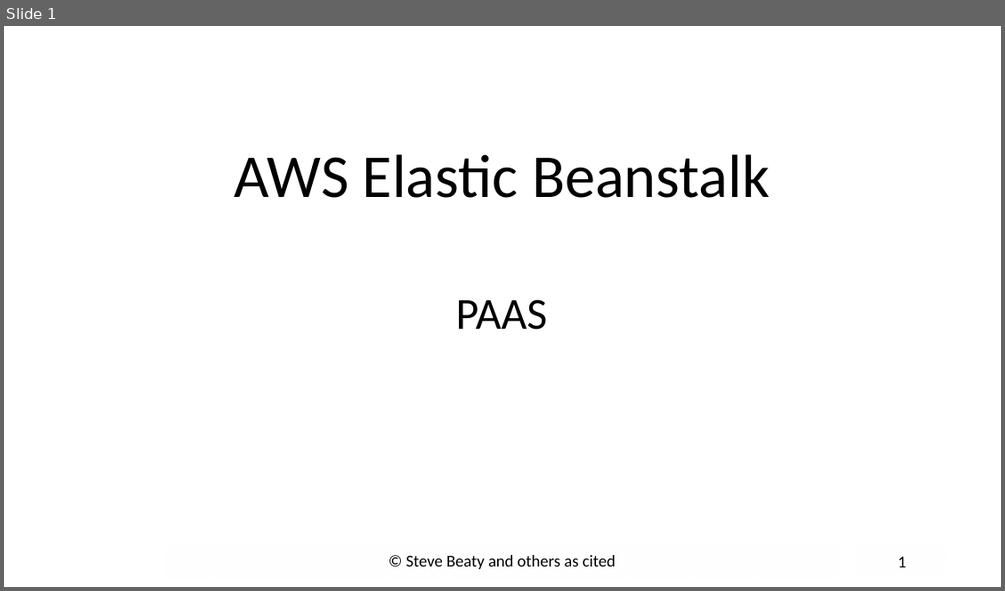
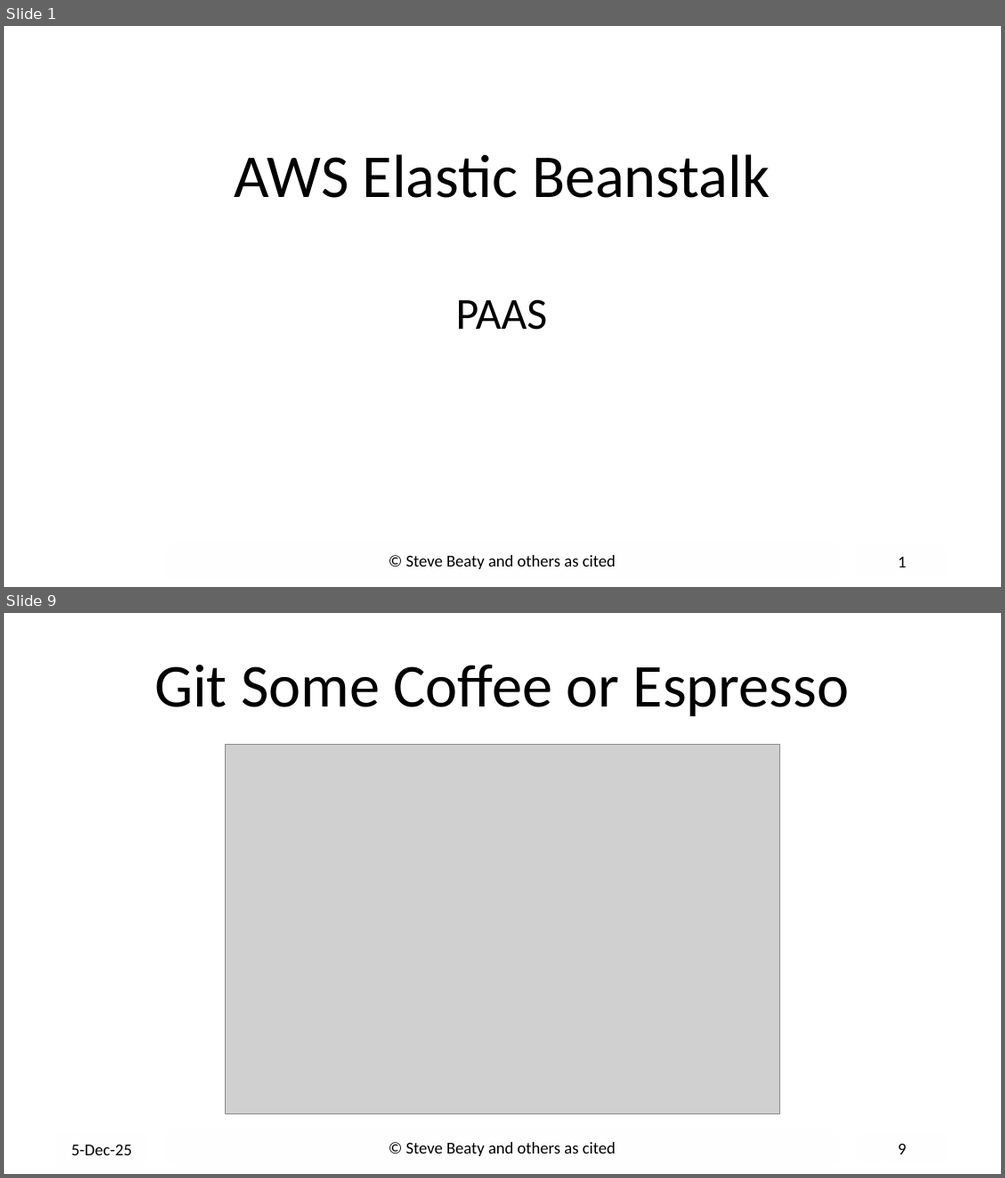
Before and after one commit to drb80/WebAppDev, a slide deck: Slides/Elastic Beanstalk.pptx. Shown one above the other, each under a label of ours: slide 1 before the commit, slides 1 and 9 after it; the slides between them are not shown. The pictures are 1005x591 and 1005x1178 pixels, drawn with LibreOffice and Linux fonts; fonts in the diff are those of the drawing; grey boxes stand for pictures; background and template pictures are left out. Boxes give left, top, right and bottom in pixels: in the first picture for what was removed or moved away, otherwise in the second. Text is boxed around its words. In the diff, an @@ line names an element or a change of style, - is before the commit and + after.

```diff
--- a/Slides/Elastic Beanstalk.pptx
+++ b/Slides/Elastic Beanstalk.pptx
@@ slide 9 added at [4, 613, 1001, 1174], background picture (left out); not listed: 2 template elements that a slide beside it also shows @@
@@ title added at [154, 664, 849, 716], 58.7 pt, text #000000 @@
+Git Some Coffee or Espresso
@@ picture added at [225, 744, 779, 1114] @@
@@ text added at [72, 1144, 132, 1155], 16 pt, text #000000 @@
+5-Dec-25
```
Also in this commit, not shown: 10 slides changed.
